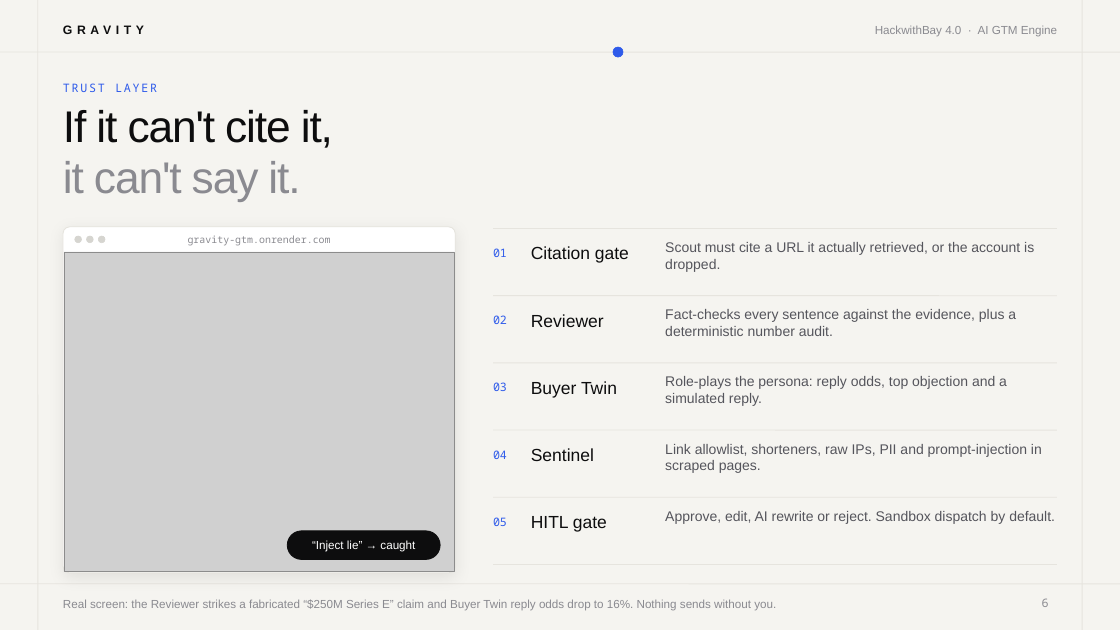
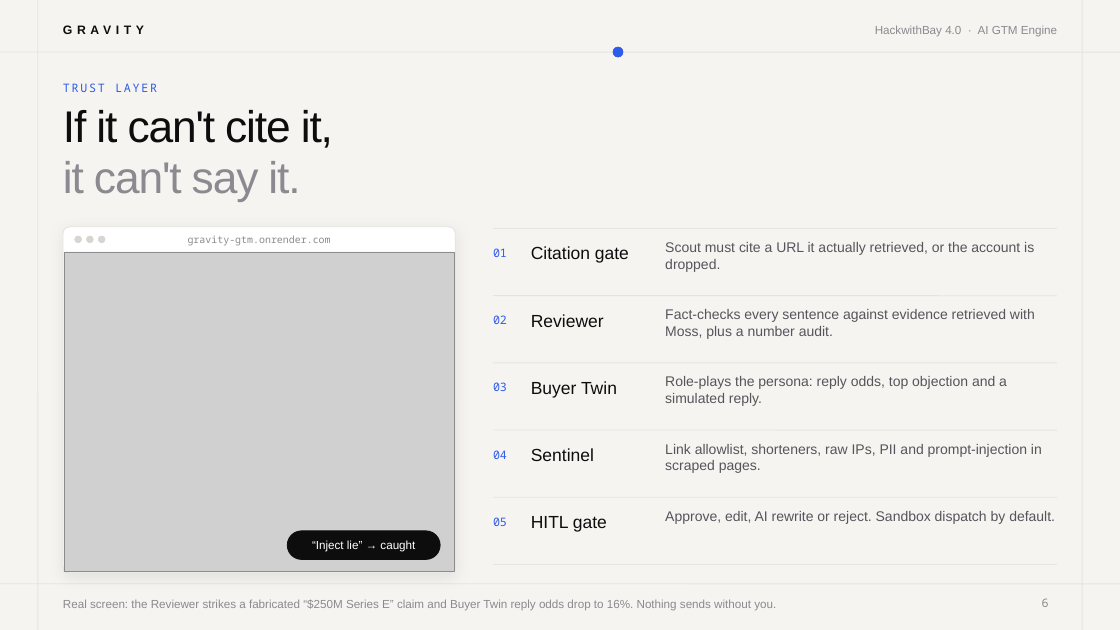
Before and after one commit to vnmoorthy/gravity-gtm, a slide deck: slide 6 of deck/Gravity-Pitch.pptx. Drawn at 1120x630 pixels with LibreOffice and Linux fonts; fonts in the diff are those of the drawing; grey boxes stand for pictures. Boxes give left, top, right and bottom in pixels: in the first picture for what was removed or moved away, otherwise in the second. Text is boxed around its words. In the diff, an @@ line names an element or a change of style, - is before the commit and + after.

```diff
--- a/deck/Gravity-Pitch.pptx
+++ b/deck/Gravity-Pitch.pptx
@@ text at bbox=[665, 309, 1035, 339]: text changed @@
-Fact-checks every sentence against the evidence, plus a deterministic number audit.
+Fact-checks every sentence against evidence retrieved with Moss, plus a number audit.
```
Also in this commit, not shown: 7 other slides changed, 17 other files.
